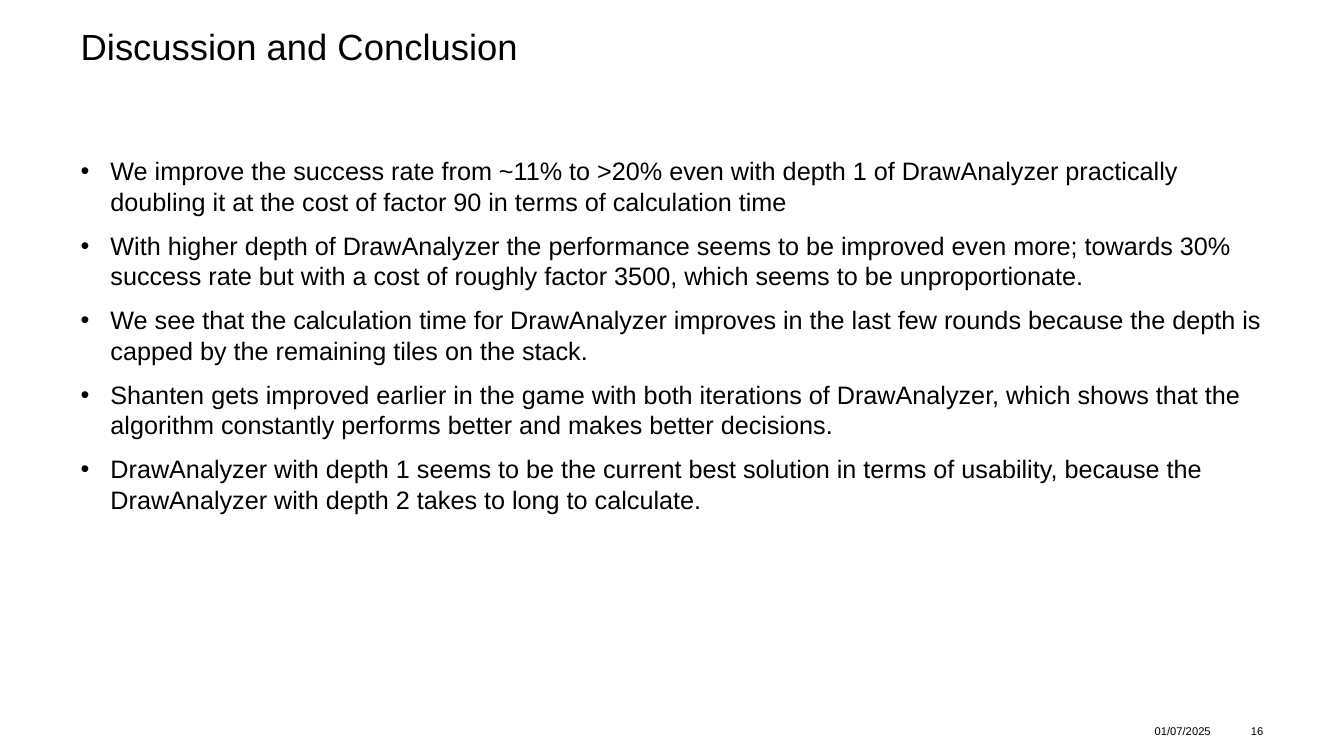
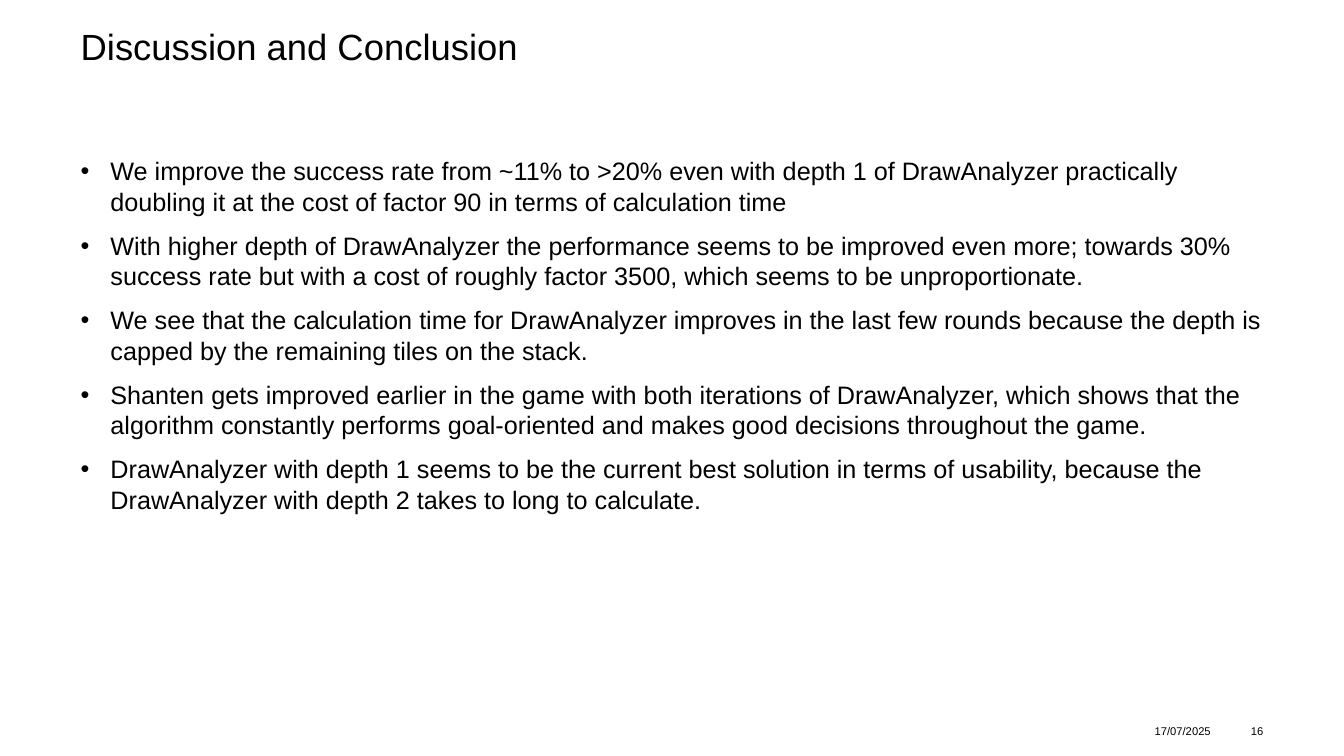
Before and after one commit to adidell01/MahjongOptimization, a slide deck: slide 16 of ProjectPresentation_asadikovic_jlyrer.pptx. Drawn at 1344x756 pixels with LibreOffice and Linux fonts; fonts in the diff are those of the drawing; background and template pictures are left out. Boxes give left, top, right and bottom in pixels: in the first picture for what was removed or moved away, otherwise in the second. Text is boxed around its words. In the diff, an @@ line names an element or a change of style, - is before the commit and + after.

```diff
--- a/ProjectPresentation_asadikovic_jlyrer.pptx
+++ b/ProjectPresentation_asadikovic_jlyrer.pptx
@@ text at (110,385,1240,440): text changed @@
-• Shanten gets improved earlier in the game with both iterations of DrawAnalyzer, which shows that the algorithm constantly performs better and makes better decisions.
+• Shanten gets improved earlier in the game with both iterations of DrawAnalyzer, which shows that the algorithm constantly performs goal-oriented and makes good decisions throughout the game.
@@ text at (1155,727,1211,735): text changed @@
-01/07/2025
+17/07/2025
```
Also in this commit, not shown: 26 other slides changed.
